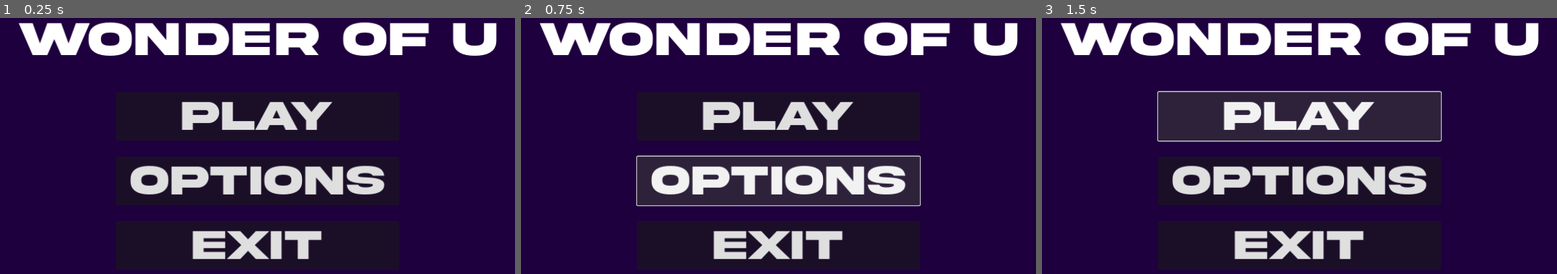
Above: before the commit, frames 1-3 (left to right).
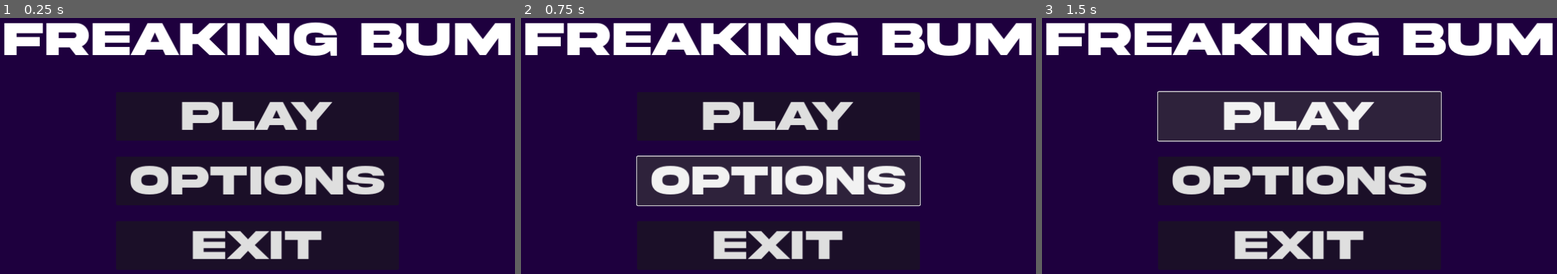
Above: after the commit, the same moments.

Repository: Nicd5a/3D-PuzzleGame
Game: Godot game, scene res://scenes/menu/menu_main.tscn
The game is run twice, just before and just after one commit, with the same random seed, the same clock (stepped at 60 frames per second) and the same inputs.
Inputs:
- Up to frame 1 (0.25 s): no input
- Up to frame 2 (0.75 s): click "Options" at 0.5 s
- Up to frame 3 (1.5 s): click "Play" at 1.25 s

The runs differ from the first frame. In frame 1, 6.9% of the frame differs, in the area x 0-100%, y 1-15%; in frame 2, 6.9%; in frame 3, 6.9%.

Commit message:
Main Menu

Diff:
--- a/scenes/menu/menu_main.tscn
+++ b/scenes/menu/menu_main.tscn
@@ -1,6 +1,7 @@
-[gd_scene load_steps=2 format=3 uid="uid://b2h7um5s1l14g"]
+[gd_scene load_steps=3 format=3 uid="uid://b2h7um5s1l14g"]
 
 [ext_resource type="FontFile" uid="uid://f3fv0qgnsv7g" path="res://fonts/AKIRA EXPANDED DEMO.OTF" id="1_1ggus"]
+[ext_resource type="Script" path="res://scripts/menu_main_buttons.gd" id="2_kdoaw"]
 
 [node name="Control" type="Control"]
 layout_mode = 3
@@ -33,7 +34,7 @@
 size_flags_vertical = 4
 theme_override_fonts/normal_font = ExtResource("1_1ggus")
 theme_override_font_sizes/normal_font_size = 103
-text = "Wonder of u"
+text = "Freaking bum"
 fit_content = true
 scroll_active = false
 autowrap_mode = 0
@@ -49,6 +50,7 @@
 offset_bottom = -45.0
 grow_horizontal = 2
 grow_vertical = 2
+script = ExtResource("2_kdoaw")
 
 [node name="Play" type="Button" parent="Control"]
 layout_mode = 1
@@ -91,3 +93,7 @@
 theme_override_font_sizes/font_size = 90
 text = "Exit
 "
+
+[connection signal="pressed" from="Control/Play" to="Control" method="_on_play_pressed"]
+[connection signal="pressed" from="Control/Options" to="Control" method="_on_options_pressed"]
+[connection signal="pressed" from="Control/Exit" to="Control" method="_on_exit_pressed"]
--- /dev/null
+++ b/scripts/menu_main_buttons.gd
@@ -0,0 +1,15 @@
+extends Control
+
+@export var play_scene : PackedScene
+@export var options_scene : PackedScene
+
+func _on_play_pressed():
+	pass # Replace with function body.
+
+
+func _on_options_pressed():
+	pass # Replace with function body.
+
+
+func _on_exit_pressed():
+	get_tree().root.exit
